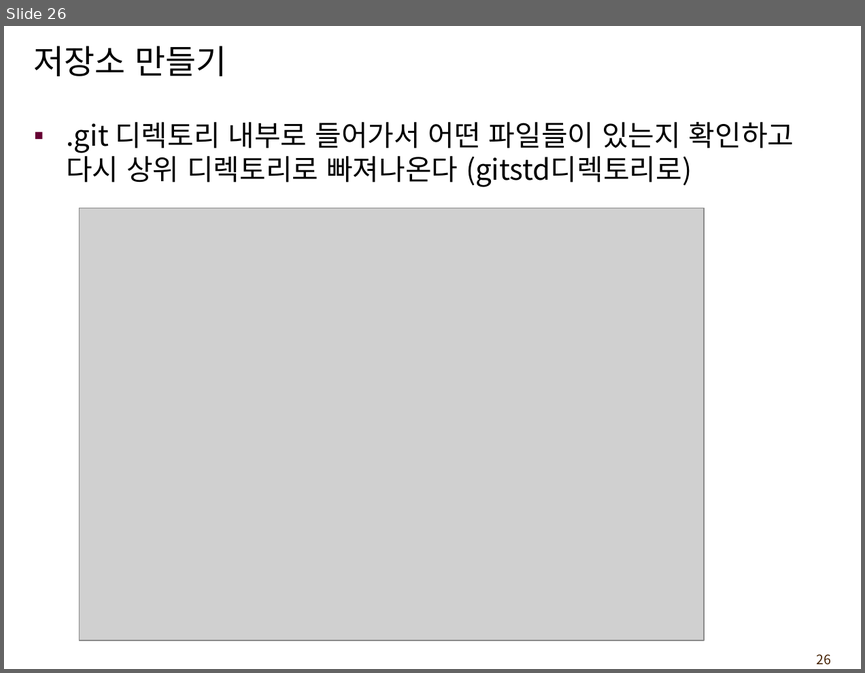
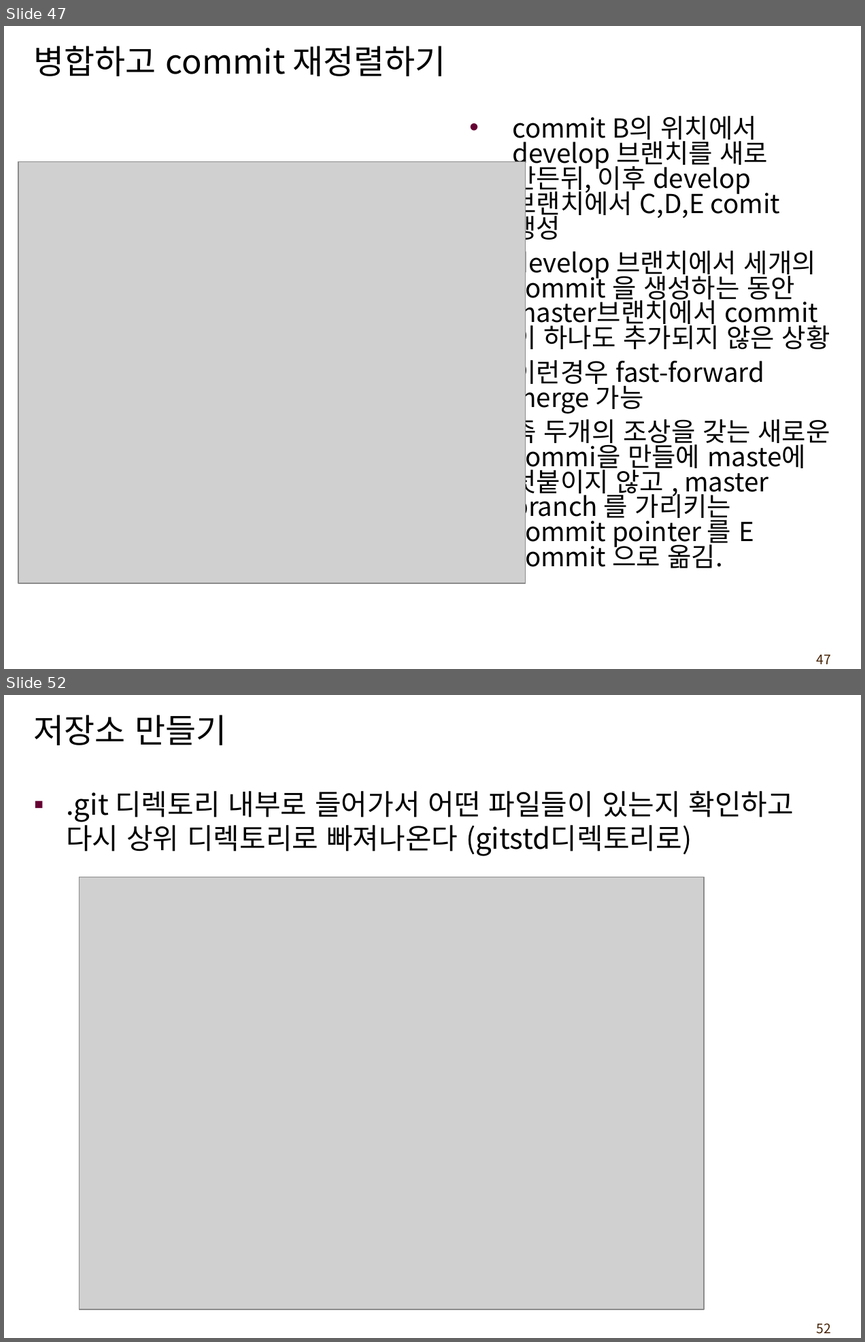
Before and after one commit to leejaegook/lecture_git, a slide deck: gitTeachingMaterial.ppt. Shown one above the other, each under a label of ours: slide 26 before the commit, slides 47 and 52 after it; the slides between them are not shown. The pictures are 865x673 and 865x1342 pixels, drawn with LibreOffice and Linux fonts; fonts in the diff are those of the drawing; grey boxes stand for pictures; background and template pictures are left out. Boxes give left, top, right and bottom in pixels: in the first picture for what was removed or moved away, otherwise in the second. Text is boxed around its words. In the diff, an @@ line names an element or a change of style, - is before the commit and + after.

Commit message:
lecture text modify

```diff
--- a/gitTeachingMaterial.ppt
+++ b/gitTeachingMaterial.ppt
@@ slide 47 added at box(4, 26, 861, 669), background #FFFFFF; not listed: 1 template element that a slide beside it also shows @@
@@ title added at box(34, 46, 446, 76), 28 pt, text #000000 @@
+병합하고 commit 재정렬하기
@@ text added at box(512, 116, 830, 573), 22 pt, text #000000 @@
+• commit B의 위치에서 develop 브랜치를 새로 만든뒤, 이후 develop 브랜치에서 C,D,E comit 생성
+• develop 브랜치에서 세개의 commit 을 생성하는 동안 master브랜치에서 commit이 하나도 추가되지 않은 상황
+• 이런경우 fast-forward merge 가능
+• 즉 두개의 조상을 갖는 새로운 commi을 만들에 maste에 덧붙이지 않고 , master branch 를 가리키는 commit pointer 를 E commit 으로 옮김.
@@ picture added at box(18, 161, 526, 583) @@
@@ what was slide 26 is now slide 52 @@
@@ page number at box(817, 1323, 831, 1334): text changed @@
-26
+52
```
Also in this commit, not shown: 38 slides changed, 25 other slides added.
